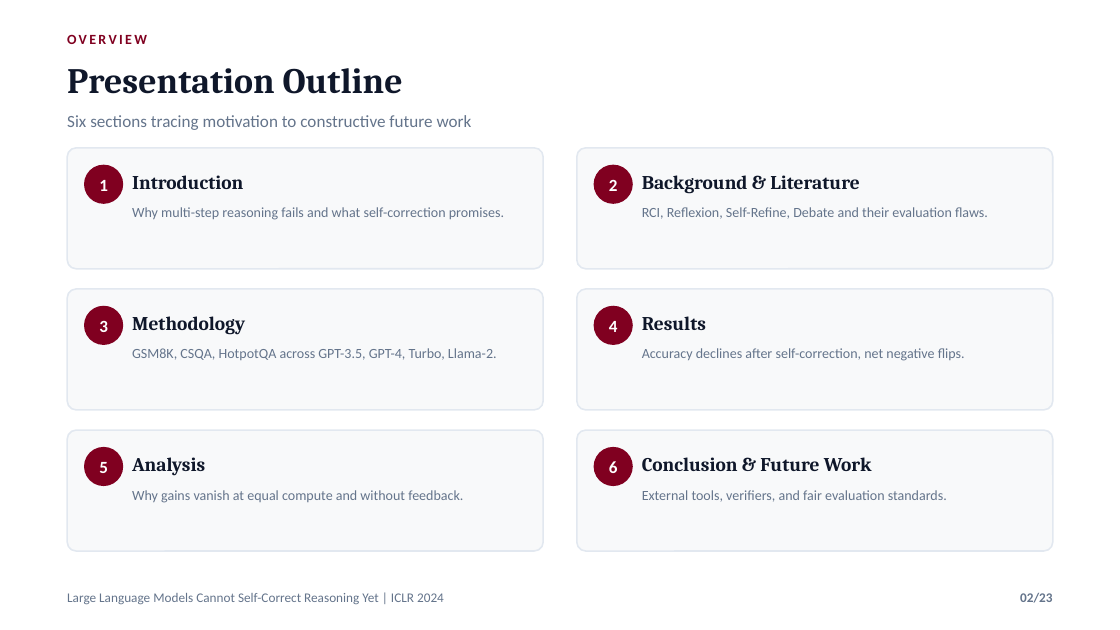
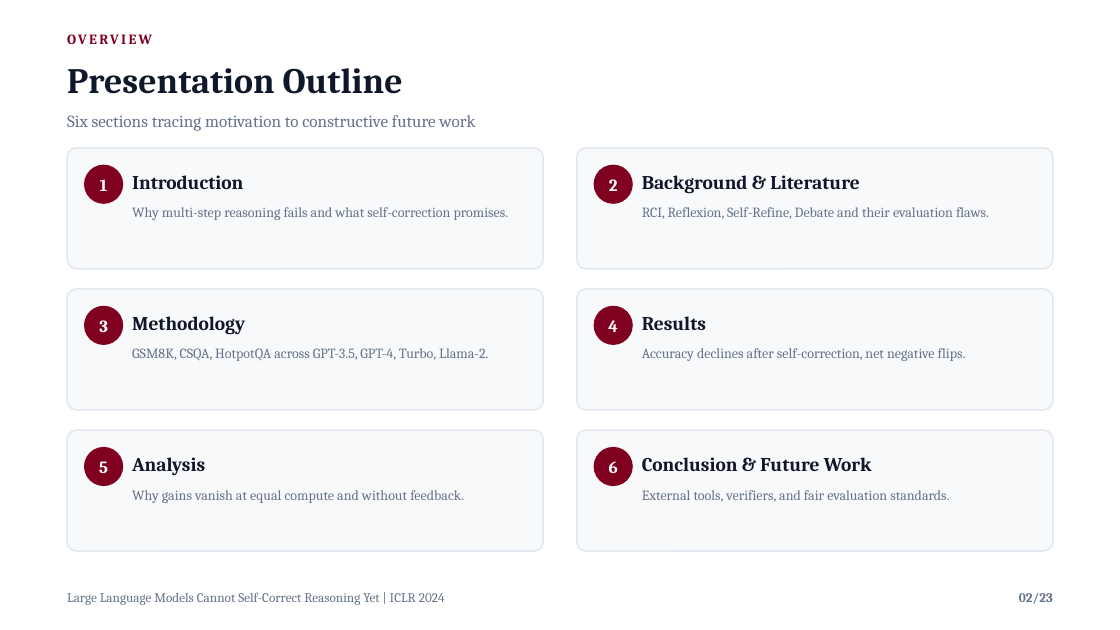
Before and after one commit to nafiskabbo/presentation, a slide deck: slide 2 of output/LLM_Self_Correction_ICLR2024_Group_Presentation-v9.pptx. Drawn at 1120x630 pixels with LibreOffice and Linux fonts; fonts in the diff are those of the drawing. Boxes give left, top, right and bottom in pixels: in the first picture for what was removed or moved away, otherwise in the second. Text is boxed around its words. In the diff, an @@ line names an element or a change of style, - is before the commit and + after.

Commit message:
style: limit to two fonts Cambria and Century Schoolbook
- BODY_FONT Cambria, TITLE_FONT Century Schoolbook only
- Charts use Cambria for legend and labels, no Arial/Calibri
- Keeps deck to 2-font system per request

```diff
--- a/output/LLM_Self_Correction_ICLR2024_Group_Presentation-v9.pptx
+++ b/output/LLM_Self_Correction_ICLR2024_Group_Presentation-v9.pptx
@@ font Calibri to Cambria in 12 elements at <box>67,25,1053,53</box>, <box>67,115,475,131</box>, <box>100,179,108,191</box>, <box>132,207,509,220</box>, <box>642,207,989,219</box>, <box>132,348,489,361</box>, <box>608,320,617,332</box>, <box>642,348,966,361</box>, <box>132,490,464,503</box>, <box>642,490,949,502</box>, <box>67,592,445,605</box>, <box>1019,593,1053,604</box> @@
```
Also in this commit, not shown: 22 other slides changed, 1 other file.
